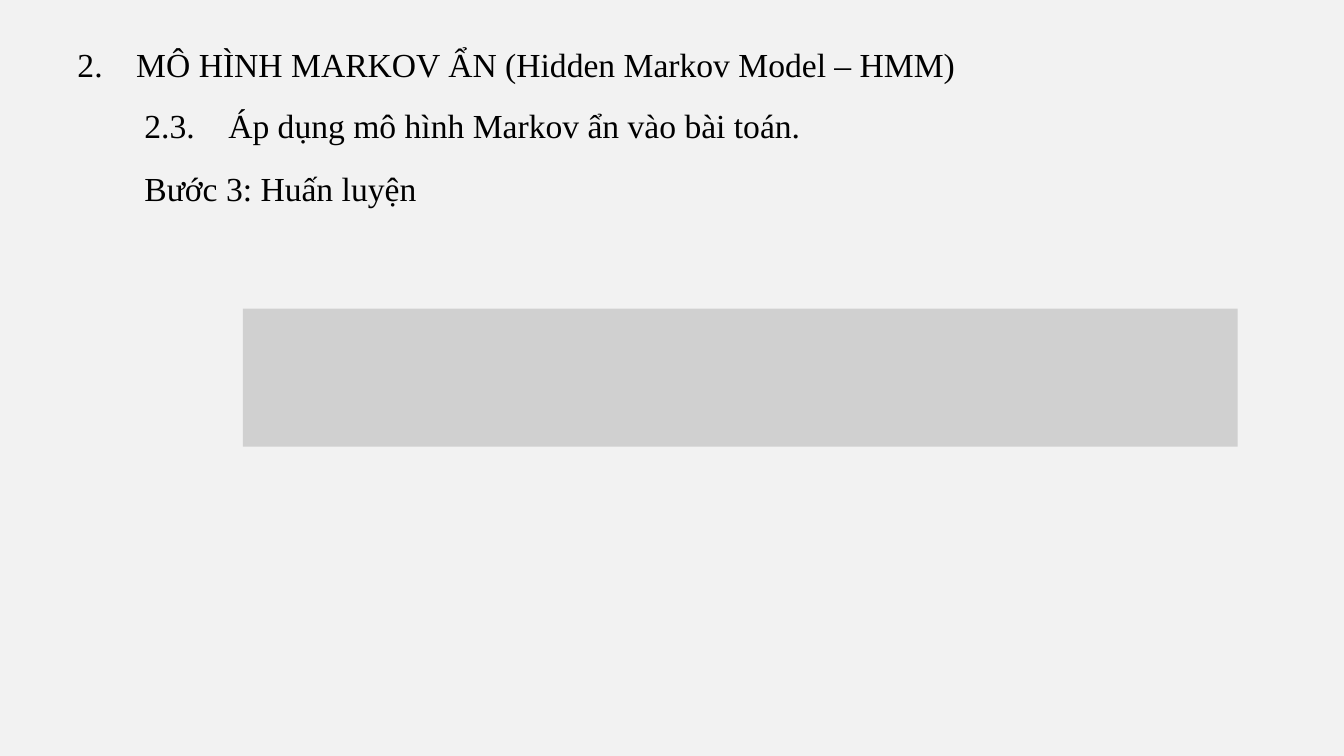
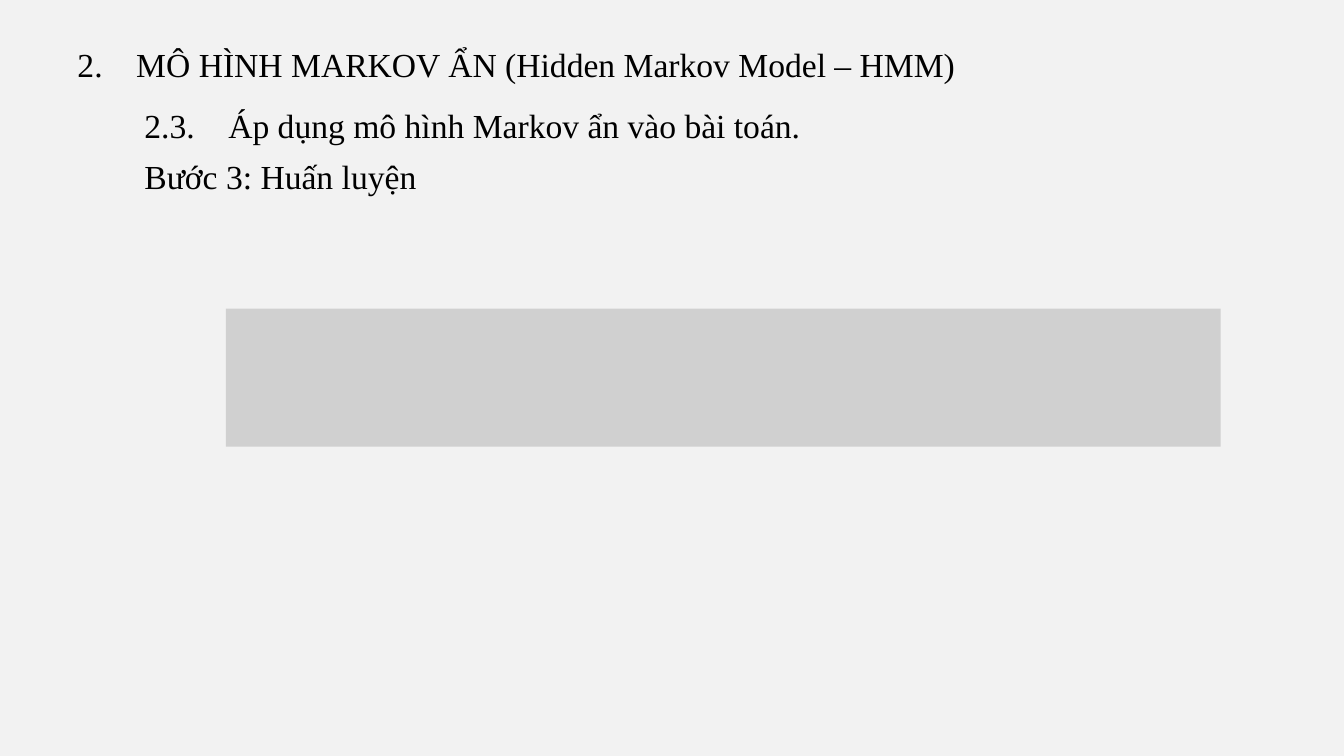
Before and after one commit to vulinh48936/bao_cao_mo_hinh_ngau_nhien, a slide deck: slide 14 of Slide/HMM.pptx (slide 11 before the commit). Drawn at 1344x756 pixels with LibreOffice and Linux fonts; fonts in the diff are those of the drawing; grey boxes stand for pictures. Boxes give left, top, right and bottom in pixels: in the first picture for what was removed or moved away, otherwise in the second. Text is boxed around its words. In the diff, an @@ line names an element or a change of style, - is before the commit and + after.

```diff
--- a/Slide/HMM.pptx
+++ b/Slide/HMM.pptx
@@ text "Bước 3: Huấn luyện": place and size @@
-text "Bước 3: Huấn luyện" at box(144, 176, 417, 207)
+text "Bước 3: Huấn luyện" at box(144, 164, 417, 195)
@@ picture: place and size @@
-picture at box(243, 309, 1238, 447)
+picture at box(226, 309, 1221, 447)
```
Also in this commit, not shown: 6 other slides changed, 7 slides added, 6 other files.
